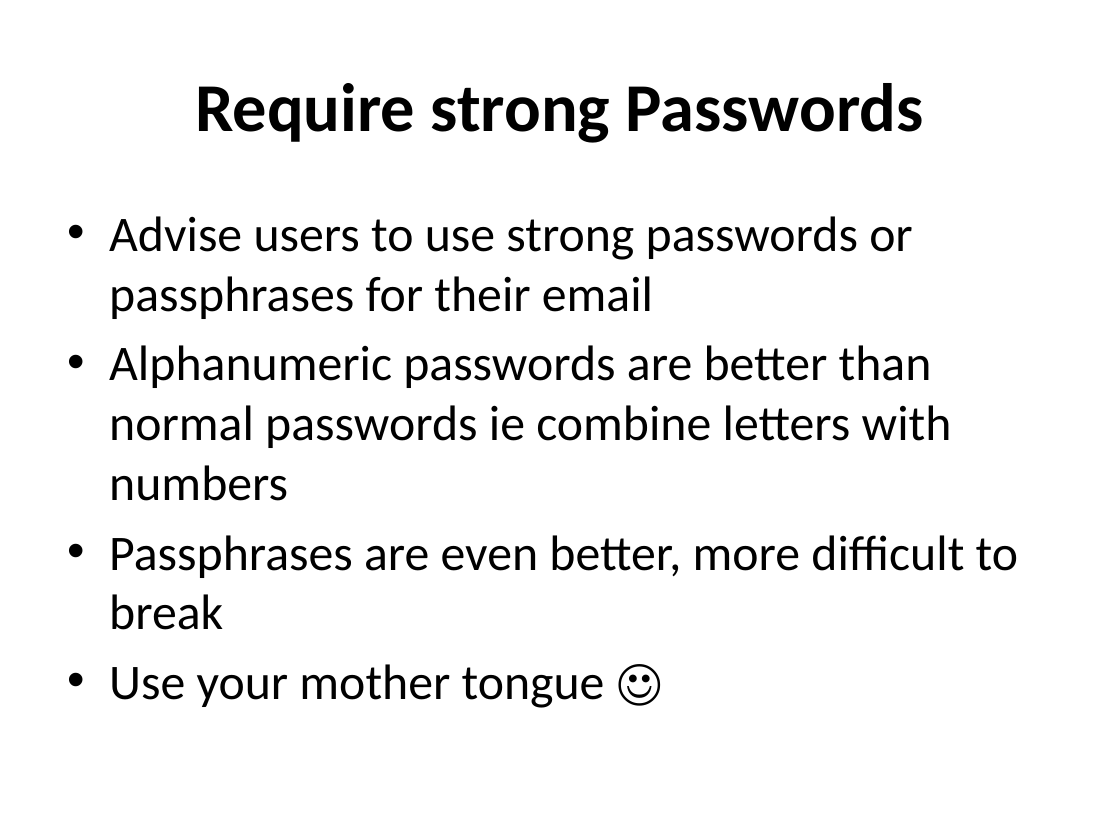
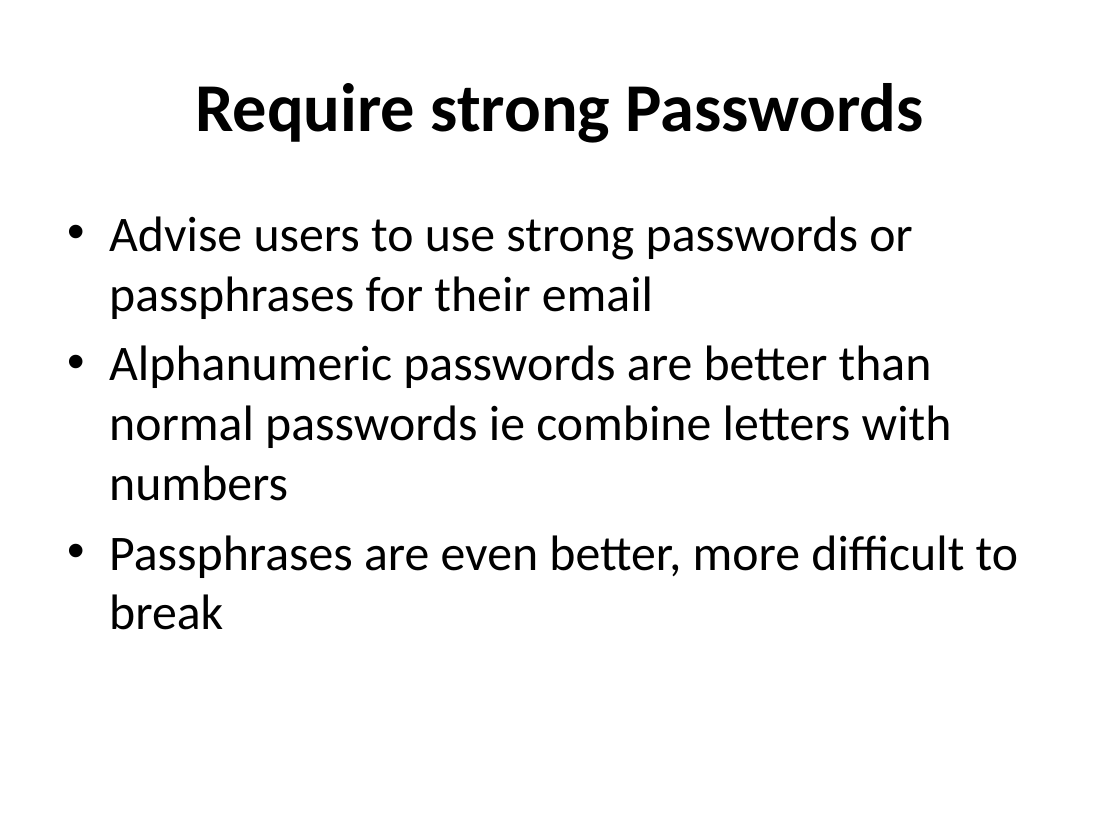
Before and after one commit to afnog/afnog.github.io, a slide deck: slide 27 of sse/postfix/postfix-mailgateway-debian.pptx (slide 11 before the commit). Drawn at 1120x840 pixels with LibreOffice and Linux fonts; fonts in the diff are those of the drawing. Boxes give left, top, right and bottom in pixels: in the first picture for what was removed or moved away, otherwise in the second. Text is boxed around its words. In the diff, an @@ line names an element or a change of style, - is before the commit and + after.

```diff
--- a/sse/postfix/postfix-mailgateway-debian.pptx
+++ b/sse/postfix/postfix-mailgateway-debian.pptx
@@ text at (109,664,605,708): paragraph removed @@
-• Use your mother tongue ☺
```
Also in this commit, not shown: 10 other slides changed, 8 slides added, 3 slides removed, 30 other files.
